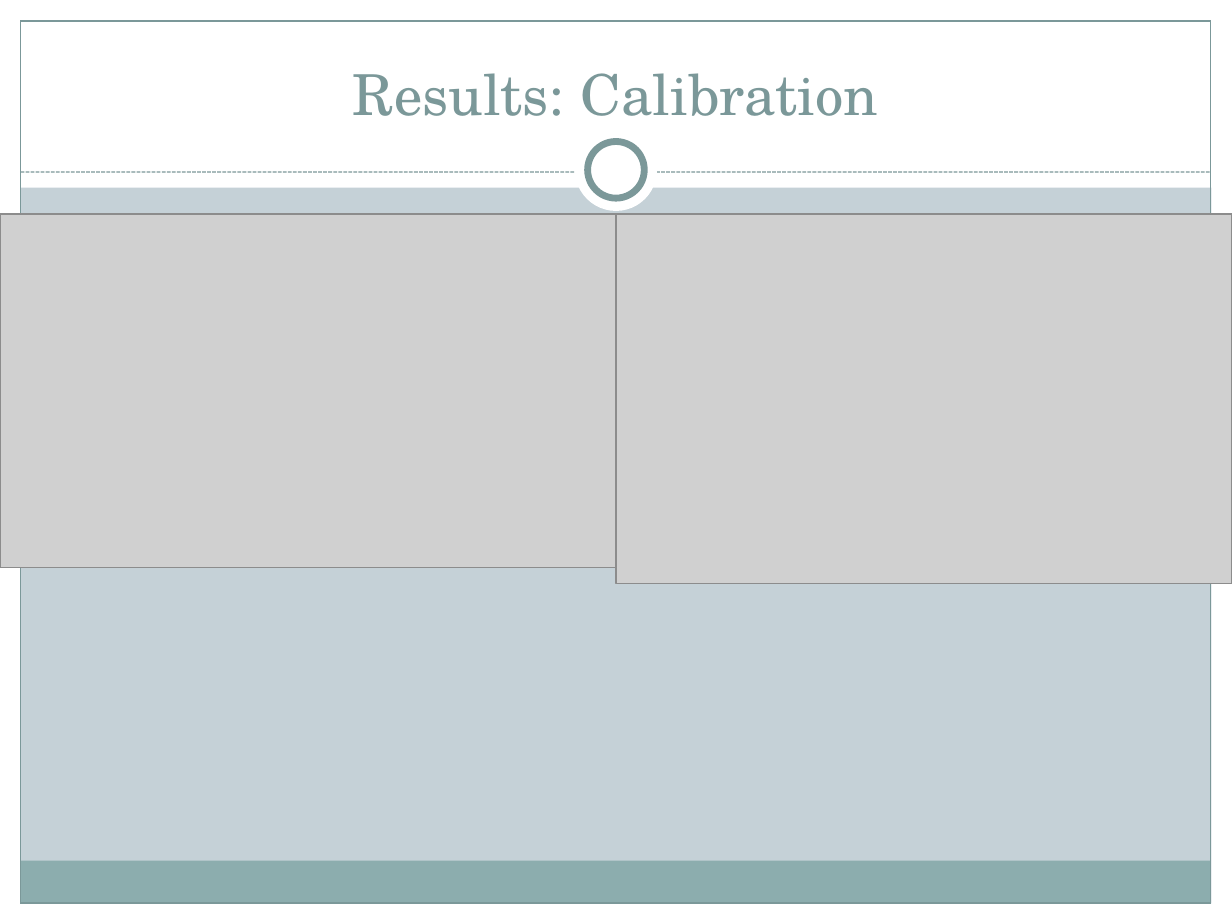
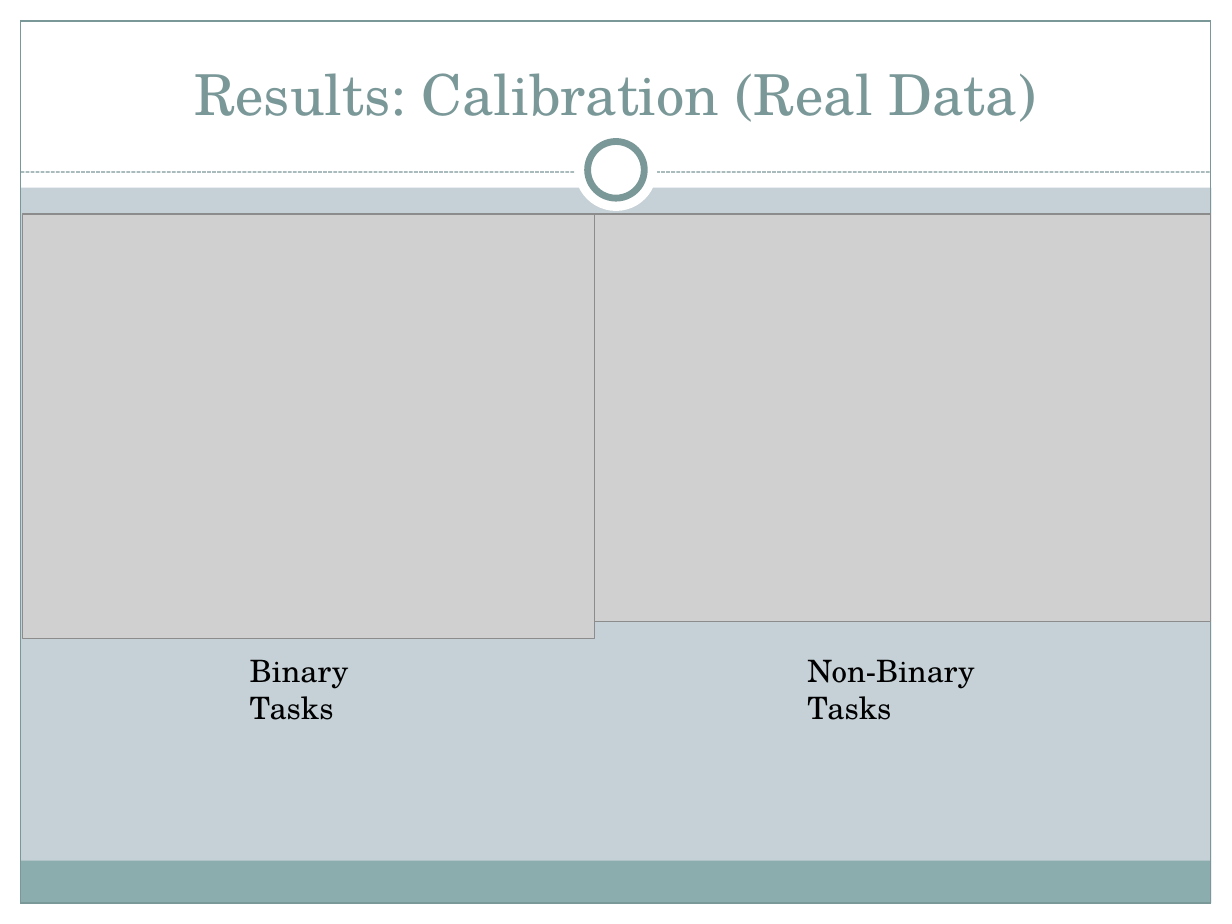
Before and after one commit to brahmaneya/WorkerEvaluationGeneral, a slide deck: slide 15 of Presentation/WorkerEval.pptx (slide 14 before the commit). Drawn at 1232x924 pixels with LibreOffice and Linux fonts; fonts in the diff are those of the drawing; grey boxes stand for pictures. Boxes give left, top, right and bottom in pixels: in the first picture for what was removed or moved away, otherwise in the second. Text is boxed around its words. In the diff, an @@ line names an element or a change of style, - is before the commit and + after.

Commit message:
changes to presentation

```diff
--- a/Presentation/WorkerEval.pptx
+++ b/Presentation/WorkerEval.pptx
@@ title at [194, 73, 1037, 122]: text changed @@
-Results: Calibration
+Results: Calibration (Real Data)
@@ picture: place and size @@
-picture at [0, 214, 616, 568]
+picture at [22, 214, 595, 638]
@@ picture: place and size @@
-picture at [616, 214, 1232, 584]
+picture at [595, 214, 1211, 622]
@@ text added at [250, 659, 349, 720], 18 pt, text #000000 @@
+Binary Tasks
@@ text added at [807, 659, 974, 720], 18 pt, text #000000 @@
+Non-Binary Tasks
```
Also in this commit, not shown: 1 other slide changed, 1 slide added.
